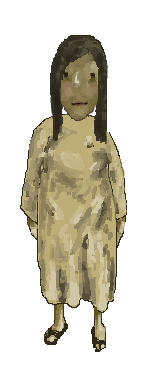
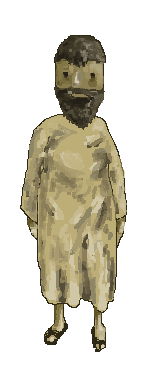
Two versions of the same layered image (150x368). Layer-by-layer changes:
hid "Layer 4 copy 2" over [50, 37, 109, 151]
showed "Layer 4" over [50, 37, 109, 151]
